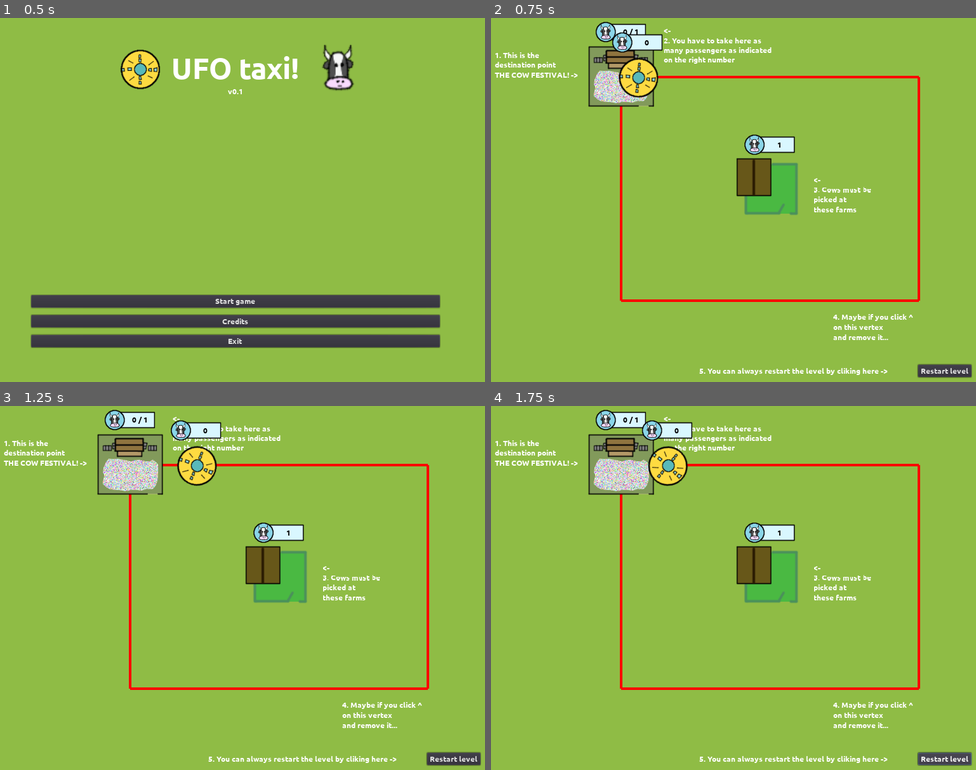
Above: before the commit, frames 1-4 (two rows, left to right).
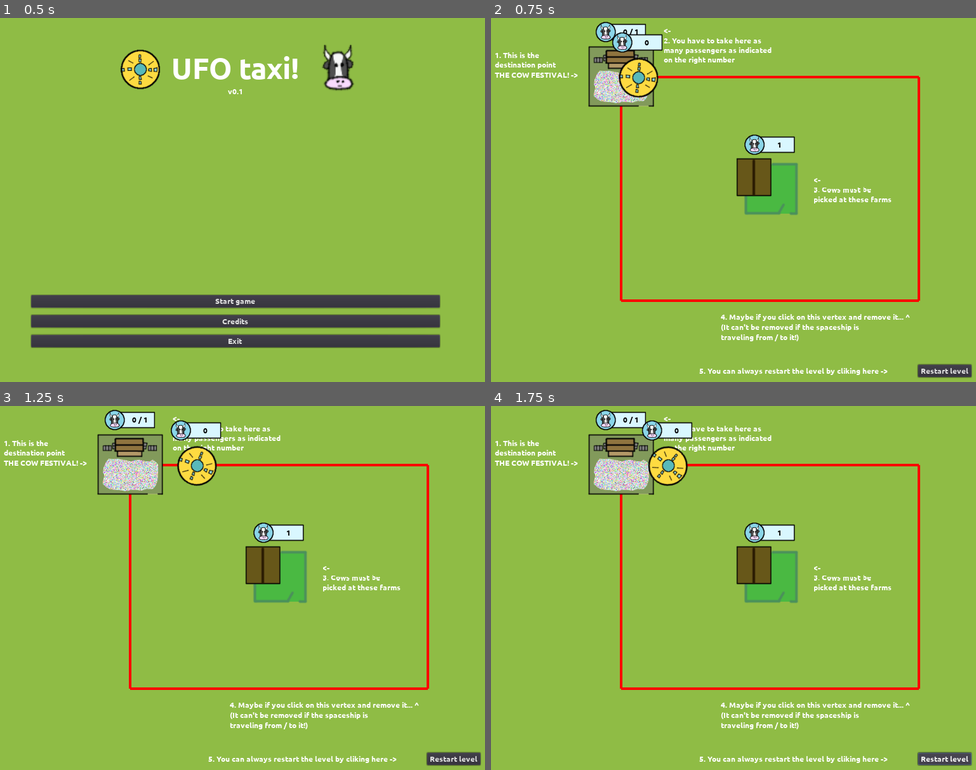
Above: after the commit, the same moments.

Repository: moisesjbc/ufo-taxi
Game: Godot game, scene res://menus/main_menu/main_menu.tscn
The game is run twice, just before and just after one commit, with the same random seed, the same clock (stepped at 60 frames per second) and the same inputs.
Inputs:
- Up to frame 1 (0.5 s): no input
- Up to frame 2 (0.75 s): click "Start game" at 0.5 s
- Up to frame 3 (1.25 s): no input
- Up to frame 4 (1.75 s): click "Restart level" at 1.25 s

Frame 1 is identical in both runs. In frame 2, 1.0% of the frame differs, in the area x 47-88%, y 49-89%; in frame 3, 1.0%; in frame 4, 1.0%.

Commit message:
Minor fixes on instructions for level 0

Diff:
--- a/godot-project/gameplay/main/main.tscn
+++ b/godot-project/gameplay/main/main.tscn
@@ -59,7 +59,7 @@
 bbcode_text = "<-
 2. You have to take here as many passengers as indicated on the right number"
 text = "<-
-2. You have to take here as many passengers as indicated on the right number"
+2. You have to take here as many wos  as indicated on the right number"
 __meta__ = {
 "_edit_use_anchors_": false
 }
@@ -68,25 +68,24 @@
 visible = false
 margin_left = 688.0
 margin_top = 346.0
-margin_right = 894.0
+margin_right = 961.0
 margin_bottom = 522.0
 text = "<-
 3. Cows must be
-picked at
-these farms"
+picked at these farms"
 __meta__ = {
 "_edit_use_anchors_": false
 }
 
 [node name="4" type="RichTextLabel" parent="levels/0"]
 visible = false
-margin_left = 727.0
-margin_top = 623.0
-margin_right = 899.0
-margin_bottom = 717.0
-text = "4. Maybe if you click ^
-on this vertex
-and remove it... "
+margin_left = 499.941
+margin_top = 623.059
+margin_right = 927.941
+margin_bottom = 718.059
+text = "4. Maybe if you click on this vertex and remove it... ^
+(It can't be removed if the spaceship is
+traveling from / to it!)"
 __meta__ = {
 "_edit_use_anchors_": false
 }
